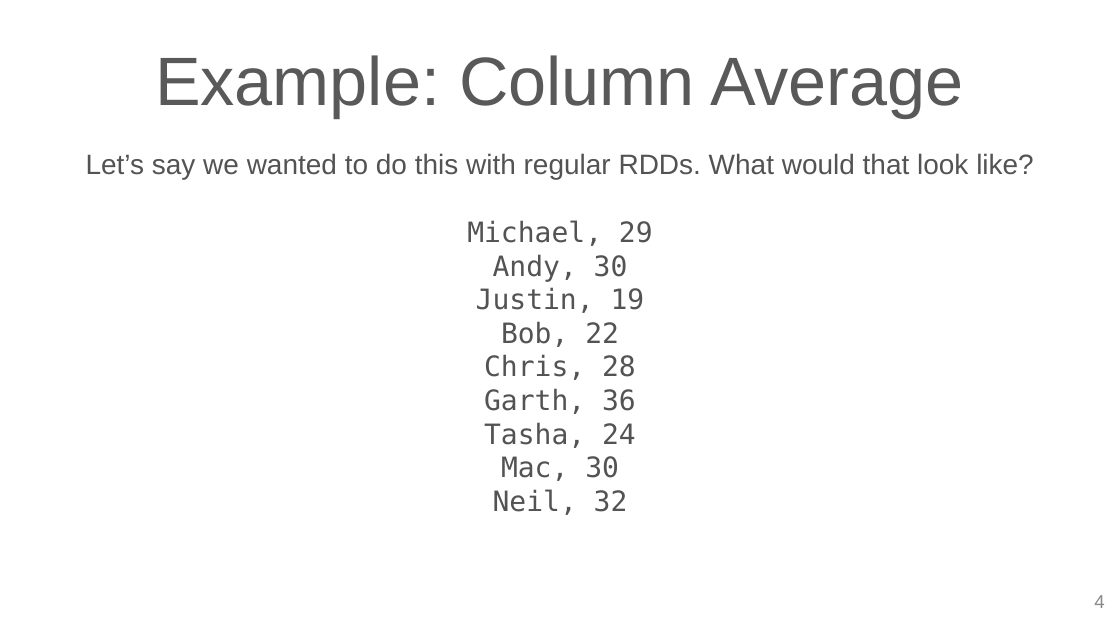
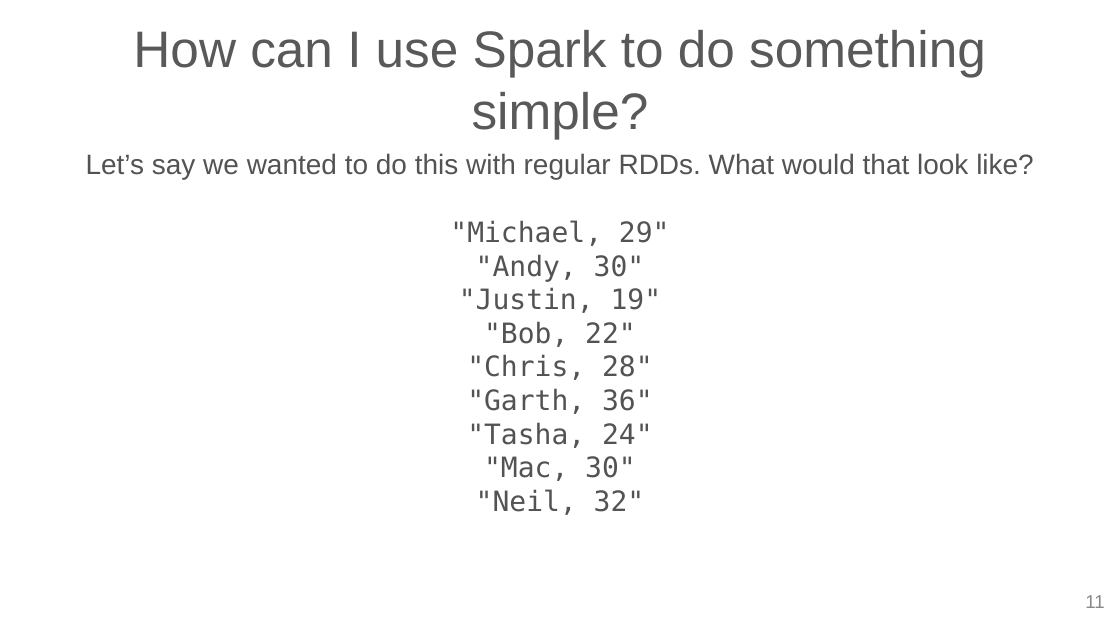
Before and after one commit to cafreeman/SparkR_DataFrame_Demo, a slide deck: slide 11 of SS_DataFrame_Slides.pptx (slide 4 before the commit). Drawn at 1120x630 pixels with LibreOffice and Linux fonts; fonts in the diff are those of the drawing; background and template pictures are left out. Boxes give left, top, right and bottom in pixels: in the first picture for what was removed or moved away, otherwise in the second. Text is boxed around its words. In the diff, an @@ line names an element or a change of style, - is before the commit and + after.

```diff
--- a/SS_DataFrame_Slides.pptx
+++ b/SS_DataFrame_Slides.pptx
@@ title at (133, 30, 986, 139): text changed; size 44 to 33 pt @@
-Example: Column Average
+How can I use Spark to do something simple?
@@ text at (450, 220, 670, 515): text changed @@
-Michael, 29
-Andy, 30
-Justin, 19
-Bob, 22
-Chris, 28
-Garth, 36
-Tasha, 24
-Mac, 30
-Neil, 32
+"Michael, 29"
+"Andy, 30"
+"Justin, 19"
+"Bob, 22"
+"Chris, 28"
+"Garth, 36"
+"Tasha, 24"
+"Mac, 30"
+"Neil, 32"
@@ page number at (1085, 595, 1104, 608): text changed @@
-4
+11
```
Also in this commit, not shown: 16 other slides changed, 11 slides added, 1 other file.
